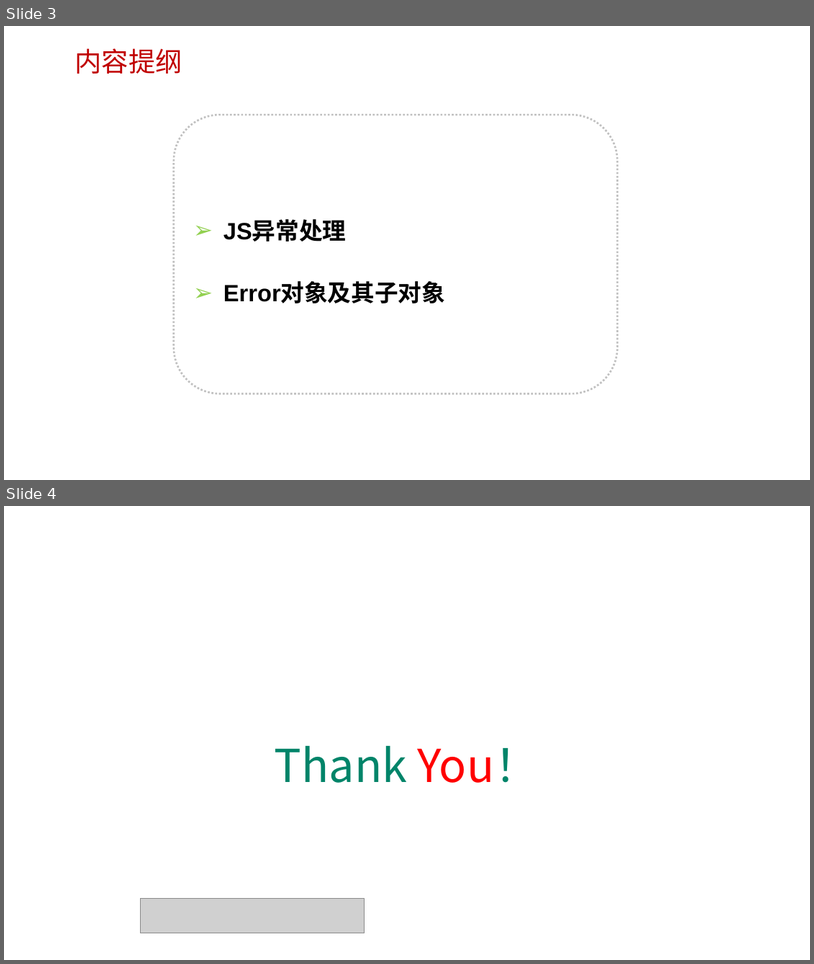
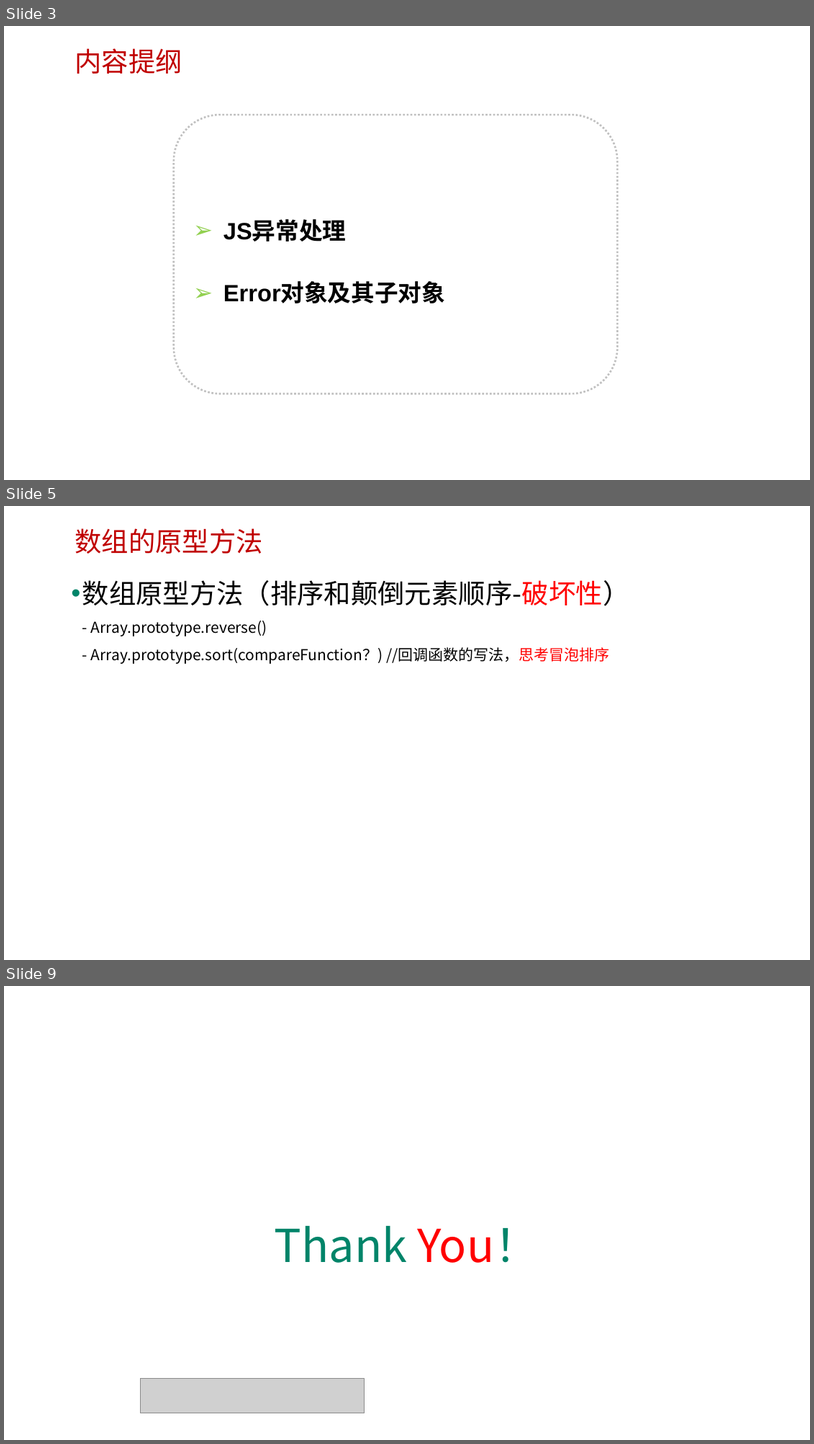
Before and after one commit to edu2act/course-javascript-advanced, a slide deck: 课程PPT/10.JavaScript标准内置对象-构造器（Error、EegExp）.pptx. Shown one above the other, each under a label of ours: slides 3 and 4 before the commit, slides 3, 5 and 9 after it; the slides between them are not shown. The pictures are 814x964 and 814x1444 pixels, drawn with LibreOffice and Linux fonts; fonts in the diff are those of the drawing; grey boxes stand for pictures; background and template pictures are left out. Boxes give left, top, right and bottom in pixels: in the first picture for what was removed or moved away, otherwise in the second. Text is boxed around its words. In the diff, an @@ line names an element or a change of style, - is before the commit and + after.

```diff
--- a/课程PPT/10.JavaScript标准内置对象-构造器（Error、EegExp）.pptx
+++ b/课程PPT/10.JavaScript标准内置对象-构造器（Error、EegExp）.pptx
@@ slide 5 added at [4,506,810,960], background picture (left out) @@
@@ text added at [75,528,262,554], 32 pt, text #C00000 @@
+数组的原型方法
@@ text added at [82,580,630,664], 18 pt, text #000000 @@
+• 数组原型方法（排序和颠倒元素顺序-破坏性）
+  - Array.prototype.reverse()
+  - Array.prototype.sort(compareFunction？) //回调函数的写法，思考冒泡排序
@@ what was slide 4 is now slide 9 @@
```
Also in this commit, not shown: 2 slides changed, 4 other slides added, 11 other files.
